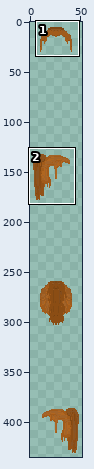
Sprite sheet: assets/playerCustom/hair/gingerPonytail.png. Above: a wide view before the commit, with the close-up outlined.
Close-up. Earlier state:
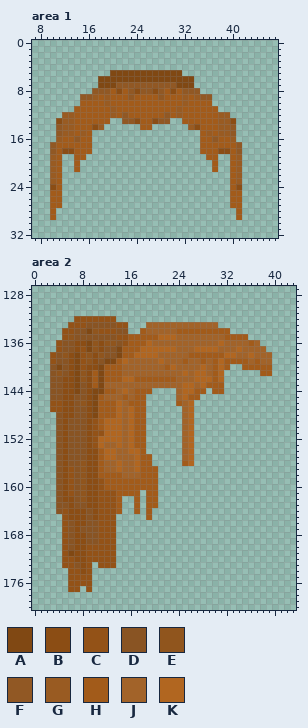
The file is 52x507 pixels. Colours within 5 levels of each other are drawn and written as one. Shown: area 1: x 7..47, y 0..32; area 2: x 0..43, y 127..180. The wide view leaves out empty margins. The commit also changed other parts of the picture, which this record leaves out.
Palette (. is transparent): A #804813  B #8b4d14  C #935217  D #895423  E #90551d  F #915824  G #995b22  H #a25b1a  J #a26329  K #b16620
Pixels before, area 1, first column x 10:
 5 ..........AAAAAAAAAAAA..........
 6 ........AAAAAAAAAAAAAAAA........
 7 ........AAAFFFFFFFFFFAAA........
 8 .......FFFHBHFBFFBFHBHFFF.......
 9 .....FFGHGHHHFHHHHFHHHGHGFF.....
10 .....HHHHGHHHHHHHHHHHHGHHHH.....
11 ....HHHHHHGHHHHHHHHHHGHHHHHH....
12 ..GGHHHHHHGHFHHHHHHFHGHHHHHHGG..
13 .BGGHHHHHH..FFBHHBFF..HHHHHHGGB.
14 .FGGHHHBG......HH......GBHHHGGF.
15 .FGGHGH..................HGHGGF.
16 .GHHFHH..................HHFHHG.
17 FHHHHHH..................HHHHHHF
18 FHBBHHH..................HHHBBHF
19 GH..HH....................HH..HG
20 GH..H......................H..HG
21 GH..H......................H..HG
22 GH............................HG
23 GH............................HG
24 BH............................HB
25 HH............................HH
26 HH............................HH
27 HH............................HH
28 H..............................H
29 H..............................H
Pixels before, area 2, first column x 3:
132 ....CCCCCCC..........................
133 ...CCCDDDDDCC...JJJJJJJJJJJJ.........
134 ..CCDDAECCCDD..HJJJJJHHHHHHHHH.......
135 ..CEDDDDDDDCCHHHHHKKKJJJJJJJJHHHH....
136 .CDDBBAEBEEDCHHHKJJJJJJJJJJJKJJJJHJ..
137 .CDDBCAEBDDAHHHKKKKKKJJJKKKKJJJKJJJJ.
138 CDEBACEBEDDAHHKKKKJJJJJHHHHHHKKJJKJJJ
139 CDDBACEBDAAHKJJJJJKJJJHJJHJHKHHHHJHJJ
140 DADBACBBAHHHJJJJJJJHKJJJJKJHKH..HHHHH
141 DEDBAEBHAHHHJJJJJJJJJJKJKKJHK......HH
142 DDBBAEBHAHHHKKHHHHHHHJJJKKKHK........
143 DDBBADBHAJJJJJJJJJJJJJKKJKHHH........
144 DDBBADBAAHHJKJHHH....JKKHH.HH........
145 DDBBDDBAHJJJHJHH.....JKHH............
146 CCBBDEBAHHHKJHHH.....HJK.............
147 CCBBDDBAHHHKJKHH......JK.............
148 .DBBDDBAHHHKJKHH......JK.............
149 .DBDDDBCHKKKJKHH......JK.............
150 .DBDDDBCHKKKJKHH......JK.............
151 .DBDDDBCCKKKJKHH......JK.............
152 .DBDDDBCKKKKJKHH......JK.............
153 .DBDDDBCKJJKJKHH......JK.............
154 .DBDDDBBHKKJJKKH......JK.............
155 .DBDDDBBHKKJJJKHH.....JK.............
156 .DBDDEBBHJJKJJKHH.....HK.............
157 .DBCDEBBHJJKJJKHHH...................
158 .DBCDEBBHHHHJJJHHH...................
159 .DBCDEBBCHHHHHHHHH...................
160 .DBCDEBBCHHHHHHHHH...................
161 .DBCDEBBCCCHHHH.HH...................
162 .DBBDEBBCCCH..H.HH...................
163 .DDBDDBBCCCH..H.HH...................
164 .DCBBBDBCCCH..H.H....................
165 ..CBBBDBCCC.....H....................
166 ..CDBBDDCCC..........................
167 ..CDBDDDCCC..........................
168 ..CDBBDDCCC..........................
169 ..CDBBDDCCC..........................
170 ..CDBBCCCCC..........................
171 ..CABBCCCCC..........................
172 ..CCBBCCCCC..........................
173 ..CCDBC.CCC..........................
174 ...CCBC..............................
175 ...CCCC..............................
176 ...CCCC..............................
177 ...CC.C..............................
The same view after the edit:
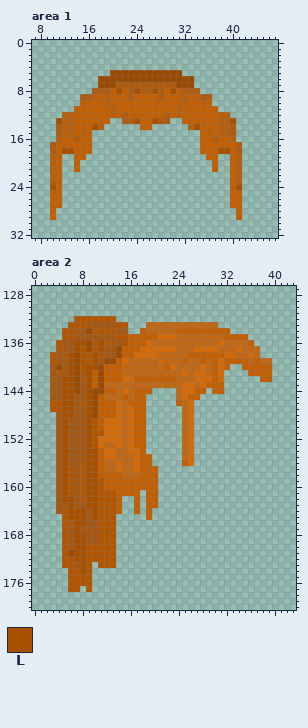
Colours new in this view: L #a75000
Edits made:
colour A: #804813 -> #9a4a01
colour C: #935217 -> #b15501
colour D: #895423 -> #a35813
colour E: #90551d -> #ad580a
colour F: #915824 -> #ad5c12
colour G: #995b22 -> #b65f0f
colour H: #a25b1a -> #c35f03
colour J: #a26329 -> #c16816
colour K: #b16620 -> #d46a08
Changed rows in their new state; - is a pixel that keeps its letter.
Area 1:
first column x 21:
 8 L--L--L--L
first column x 11:
13 L------------L--L------------L
14 ------L----------------L------
first column x 12:
18 LL------------------------LL
first column x 10:
24 L------------------------------L
Area 2:
first column x 5:
136 --LL--L-------------------------.--
137 --L---L--------------------------.-
138 -L---L---------------------------..
139 -L---L-----------------------------
140 -L--LL-----------------------------
141 -L--L--------------------------HH--
142 LL--L----------------------------HH
143 LL--L------------------------------
144 LL--L------------------------------
145 LL--L------------------------------
146 LL--L------------------------------
147 LL--L------------------------------
148 LL--L------------------------------
149 L---L------------------------------
150 L---L------------------------------
151 L---L------------------------------
152 L---L------------------------------
153 L---L------------------------------
154 L---LL-----------------------------
155 L---LL-----------------------------
156 L---LL-----------------------------
157 L---LL-----------------------------
158 L---LL-----------------------------
159 L---LL-----------------------------
160 L---LL-----------------------------
161 L---LL-----------------------------
162 LL--LL-----------------------------
163 -L--LL-----------------------------
164 -LLL-L-----------------------------
165 -LLL-L-----------------------------
166 --LL-------------------------------
167 --L--------------------------------
168 --LL-------------------------------
169 --LL-------------------------------
170 --LL-------------------------------
171 --LL-------------------------------
172 --LL-------------------------------
173 ---L-------------------------------
174 ---L-------------------------------
